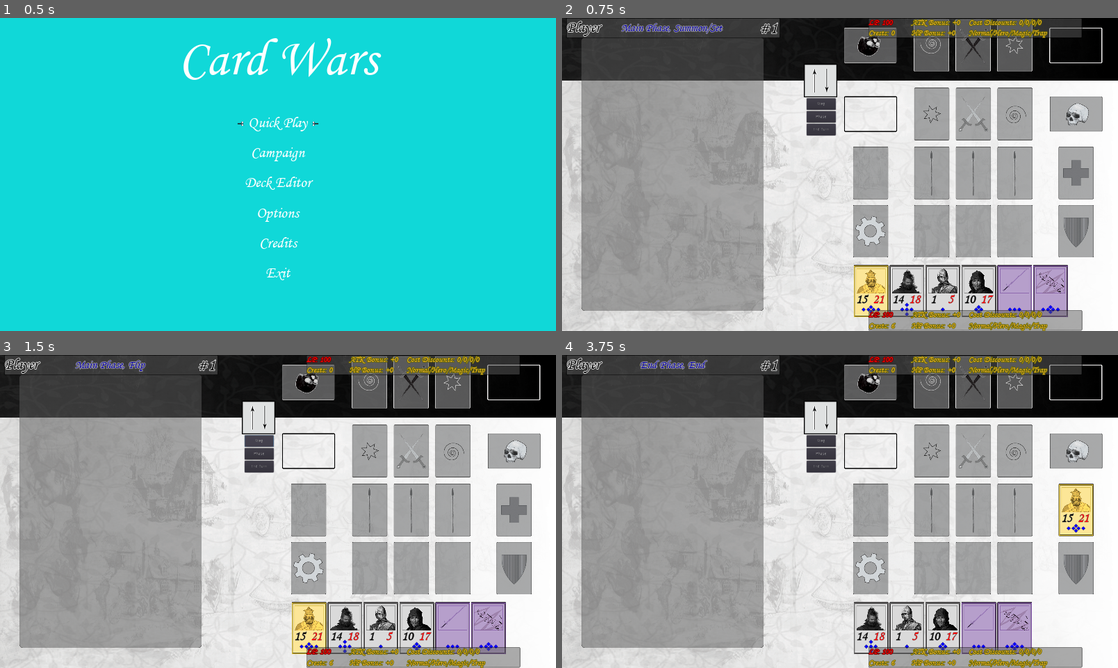
Above: before the commit, frames 1-4 (two rows, left to right).
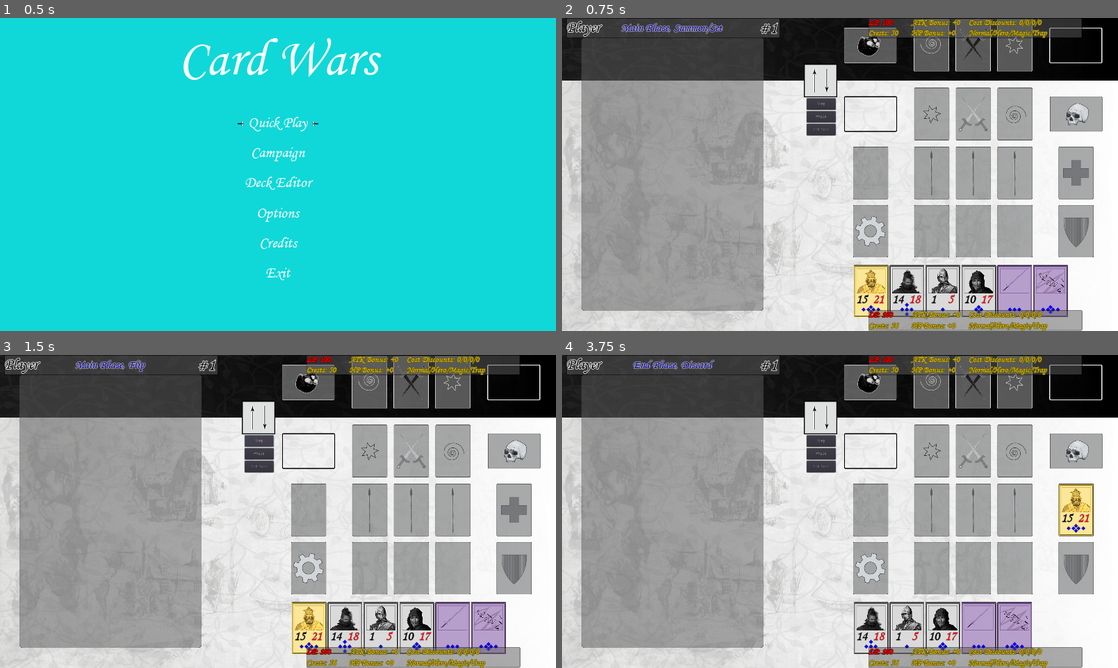
Above: after the commit, the same moments.

Repository: Prototype1364/Card-Wars
Game: Godot game, scene res://Scenes/MainScenes/SceneHandler.tscn
Two runs of this game, one before a commit and one after it. Both use one fixed random seed, a clock stepped at 60 frames per second and the inputs below.
Inputs (mouse positions are in pixels of both pictures, inside the frame that each line leads up to):
- Up to frame 1 (0.5 s): no input
- Up to frame 2 (0.75 s): click "Quick Play" at 0.5 s
- Up to frame 3 (1.5 s): click "Step" at 1.25 s
- Up to frame 4 (3.75 s): click "Phase" at 2 s; click "End Turn" at 2.75 s; click (873, 627) at 3.52 s

Frame 1 is identical in both runs. In frame 2, less than 0.1% of the frame differs, in the area x 59-61%, y 3-100%; in frame 3, less than 0.1%; in frame 4, 0.3%, in the area x 12-61%, y 1-100%.

Commit message:
Update from meeting.

Diff:
--- a/Scripts/Battle.gd
+++ b/Scripts/Battle.gd
@@ -105,7 +105,7 @@
 
 func Draw_Card(Turn_Player, Cards_To_Draw = 1):
 	# Draw Step
-	GameData.Current_Step = "Draw"
+#	GameData.Current_Step = "Draw"
 
 	# Draw card to appropriate Hand.
 	for _i in range(Cards_To_Draw):
@@ -121,7 +121,7 @@
 
 func Dice_Roll():
 	# Roll Step
-	GameData.Current_Step = "Roll"
+#	GameData.Current_Step = "Roll"
 
 	# Get Result of Dice Roll
 	var rng = RandomNumberGenerator.new()
@@ -184,7 +184,7 @@
 
 func Add_Tokens():
 	# Token Step
-	GameData.Current_Step = "Token"
+#	GameData.Current_Step = "Token"
 
 	var Side = "W" if GameData.Current_Turn == "Player" else "B"
 
@@ -443,7 +443,10 @@
 		pass
 	else: # No Valid Targets. Attack will be Direct Attack
 		GameData.Target = player
-	Update_Game_State("Step")
+	GameData.Current_Step = "Target"
+
+	# Update HUD
+	$HUD_GameState.Update_Data()
 
 func Resolve_Battle_Damage():
 	var player = GameData.Player if GameData.Current_Turn == "Player" else GameData.Enemy
@@ -467,12 +470,14 @@
 			if GameData.Target.Health <= 0:
 				GameData.Current_Step = "Capture"
 				Capture_Card(GameData.Target, GameData.Target.get_parent())
-				Update_Game_State("Step")
+
+			# Update HUD
+			$HUD_GameState.Update_Data()
 
 func Capture_Card(Card_Captured, slot_name):
 	var targeted_player = GameData.Enemy if GameData.Current_Turn == "Player" else GameData.Player
 	var Destination_MedBay = $Playmat/CardSpots/NonHands/WMedBay if GameData.Current_Turn == "Player" else $Playmat/CardSpots/NonHands/BMedBay
-	GameData.Current_Step = "Capture"
+#	GameData.Current_Step = "Capture"
 	GameData.Cards_Captured_This_Turn.append(Card_Captured)
 
 	# Move captured card to appropriate MedBay
@@ -551,14 +556,12 @@
 	# End Phase (Discard -> Reload -> Effect -> Victory -> End)
 	var player = GameData.Player if GameData.Current_Turn == "Player" else GameData.Enemy
 	var enemy = GameData.Enemy if GameData.Current_Turn == "Player" else GameData.Player
-	var Side_To_Set_For = "W" if GameData.Current_Turn == "Player" else "B"
-
-	# Discard Step (Hand Limit = 5)
-	if get_node("Playmat/CardSpots/" + Side_To_Set_For + "HandScroller/" + Side_To_Set_For + "Hand").get_child_count() > 5:
-		return
+
+	# Discard Step (Hand Limit = 5 [logic handled in Update_Game_Turn() func])
+	Resolve_Card_Effects() # May/may not be needed depending on if Discard step remains an EFFECT step.
 
 	# Reload Step
-	Update_Game_State("Step")
+	GameData.Current_Step = "Reload"
 	if len(player.Deck) == 0:
 		if len(player.MedicalBay) > 0:
 			# Move cards from player's MedBay to Deck
@@ -570,91 +573,108 @@
 			player.Deck.shuffle()
 
 	# Effect Step
-	Update_Game_State("Step")
+	GameData.Current_Step = "Effect"
 	Resolve_Card_Effects()
 
+
 	# Victory Step
-	Update_Game_State("Step")
+	GameData.Current_Step = "Victory"
 	if len(player.Deck) == 0 or player.LP <= 0:
 		GameData.Victor = enemy.Name
 		print("VICTORY")
 		return
 
 	# End Step
-	Update_Game_State("Step")
+	GameData.Current_Step = "End"
 
 func Update_Game_State(State_To_Change):
+	if State_To_Change == "Step":
+		Update_Game_Step()
+	elif State_To_Change == "Phase":
+		Update_Game_Phase()
+	elif State_To_Change == "Turn":
+		Update_Game_Turn()
+
+	# Update HUD
+	$HUD_GameState.Update_Data()
+
+	# Print DEBUG
+	print(GameData.Current_Phase + " - " + GameData.Current_Step)
+
+func Update_Game_Step():
+	var Side = "W" if GameData.Current_Turn == "Player" else "B"
+
+	# Call required funcs at appropriate Steps (and contain step values within bounds of current Phase)
+	if STEPS.find(GameData.Current_Step) == 10: # Current Step is Damage Step
+		Resolve_Battle_Damage()
+	if STEPS.find(GameData.Current_Step) == 13 and get_node("Playmat/CardSpots/" + Side + "HandScroller/" + Side + "Hand").get_child_count() > 5: # Ensures cards are discarded when appropriate
+		return
+	if GameData.Current_Step in EFFECT_STEPS: # Ensures that Card Effects are resolved when appropriate
+		Resolve_Card_Effects()
+
+	# Update Step value
+	if STEPS.find(GameData.Current_Step) + 1 > len(STEPS): # Resets index to start of New Turn.
+		GameData.Current_Step = STEPS[0]
+	elif STEPS.find(GameData.Current_Step) in PHASE_THRESHOLDS: # Ensures that you can't advance to a Step that belongs to a different Phase
+		return
+	elif STEPS.find(GameData.Current_Step) == 3 and GameData.Current_Phase == "End Phase": # Fixes bug where Step state would reset to Standby Phases' Effect Step (instead of End Phases' Effect Step)
+		GameData.Current_Step = STEPS[16]
+	elif STEPS.find(GameData.Current_Step) == 11 and GameData.Attacks_To_Launch == 0:
+		GameData.Current_Phase = PHASES[4]
+		GameData.Current_Step = STEPS[13]
+	else:
+		GameData.Current_Step = STEPS[STEPS.find(GameData.Current_Step) + 1]
+
+func Update_Game_Phase():
 	var Side = "W" if GameData.Current_Turn == "Player" else "B"
 	var Repositionable_Cards = get_node("Playmat/CardSpots/NonHands/" + Side + "Fighter").get_child_count() + get_node("Pl …(207 unchanged characters)…
 
-	if State_To_Change == "Step":
-		# Call required funcs at appropriate Steps (and contain step values within bounds of current Phase)
-		if STEPS.find(GameData.Current_Step) == 10: # Current Step is Damage Step
-			Resolve_Battle_Damage()
-		if STEPS.find(GameData.Current_Step) == 13 and get_node("Playmat/CardSpots/" + Side + "HandScroller/" + Side + "Hand").get_child_count() > 5: # Ensures cards are discarded when appropriate
-			return
-		if GameData.Current_Step in EFFECT_STEPS: # Ensures that Card Effects are resolved when appropriate
-			Resolve_Card_Effects()
-			if GameData.Current_Step == "Selection": # Ensures that Attacks to Launch is set at start of each Battle Phase
-				Set_Attacks_To_Launch()
-
-		# Update Step value
-		if STEPS.find(GameData.Current_Step) + 1 > len(STEPS): # Resets index to start of New Turn.
-			GameData.Current_Step = STEPS[0]
-		elif STEPS.find(GameData.Current_Step) in PHASE_THRESHOLDS: # Ensures that you can't advance to a Step that belongs to a different Phase
-			return
-		elif STEPS.find(GameData.Current_Step) == 3 and GameData.Current_Phase == "End Phase": # Fixes bug where Step state would reset to Standby Phases' Effect Step (instead of End Phases' Effect Step)
-			GameData.Current_Step = STEPS[16]
+	if PHASES.find(GameData.Current_Phase) + 1 >= len(PHASES): # Ensures game doesn't crash when trying to advance to a non-existent Phase.
+		return
+	elif PHASES.find(GameData.Current_Phase) == 1 and Repositionable_Cards == 0: # Skips Reposition Step when there are no cards to Reposition
+		GameData.Current_Phase = PHASES[PHASES.find(GameData.Current_Phase) + 1]
+		GameData.Current_Step = STEPS[6]
+	elif GameData.Turn_Counter == 1 and PHASES.find(GameData.Current_Phase) == 2: # Skips Battle Phase on first turn of game
+		GameData.Current_Phase = PHASES[PHASES.find(GameData.Current_Phase) + 2]
+		GameData.Current_Step = STEPS[13]
+	else:
+		GameData.Current_Phase = PHASES[PHASES.find(GameData.Current_Phase) + 1]
+		print("Phase Conversion: " + str(STEPS[PHASE_THRESHOLDS[PHASES.find(GameData.Current_Phase) - 1] + 1]))
+		GameData.Current_Step = STEPS[PHASE_THRESHOLDS[PHASES.find(GameData.Current_Phase) - 1] + 1]
+
+	# Ensures that Attacks to Launch is set at start of each Battle Phase
+	if GameData.Current_Phase == "Battle Phase":
+		Set_Attacks_To_Launch()
+
+func Update_Game_Turn():
+	var Side = "W" if GameData.Current_Turn == "Player" else "B"
+
+	# Complete all incomplete Phases/Steps for remainder of Turn
+	while GameData.Current_Phase != "End Phase":
+		if STEPS.find(GameData.Current_Step) in PHASE_THRESHOLDS:
+			Update_Game_Phase()
 		else:
-			GameData.Current_Step = STEPS[STEPS.find(GameData.Current_Step) + 1]
-			if STEPS.find(GameData.Current_Step) == 12 and GameData.Attacks_To_Launch == 0: # Repeat step (and, by extention, the Battle Phase) is complete as there are no more attacks to launch. Will end turn automatically if no Discards are required
-				Update_Game_State("Turn")
-
-	# Update Phase value
-	if State_To_Change == "Phase":
-		if PHASES.find(GameData.Current_Phase) + 1 >= len(PHASES): # Resets index to start of New Turn.
-			return
-		elif PHASES.find(GameData.Current_Phase) == 1 and Repositionable_Cards == 0: # Skips Reposition Step when there are no cards to Reposition
-			GameData.Current_Phase = PHASES[PHASES.find(GameData.Current_Phase) + 1]
-			GameData.Current_Step = STEPS[6]
-		elif GameData.Turn_Counter == 1 and PHASES.find(GameData.Current_Phase) == 2: # Skips Battle Phase on first turn of game
-			GameData.Current_Phase = PHASES[PHASES.find(GameData.Current_Phase) + 2]
-			GameData.Current_Step = STEPS[13]
-		else:
-			GameData.Current_Phase = PHASES[PHASES.find(GameData.Current_Phase) + 1]
-			print("Phase Conversion: " + str(STEPS[PHASE_THRESHOLDS[PHASES.find(GameData.Current_Phase) - 1] + 1]))
-			GameData.Current_Step = STEPS[PHASE_THRESHOLDS[PHASES.find(GameData.Current_Phase) - 1] + 1]
-
-	# Update Turn value
-	elif State_To_Change == "Turn":
-		# Complete all incomplete Phases/Steps for remainder of Turn
-		while GameData.Current_Phase != "End Phase":
-			if STEPS.find(GameData.Current_Step) in PHASE_THRESHOLDS:
-				Update_Game_State("Phase")
-			else:
-				Update_Game_State("Step")
-
-		# Check if Discard Required to avoid exceeding Hand Size Limit
-		if get_node("Playmat/CardSpots/" + Side + "HandScroller/" + Side + "Hand").get_child_count() <= 5:
-			Conduct_End_Phase()
+			Update_Game_Step()
+
+	# Check if Discard Required to avoid exceeding Hand Size Limit
+	if get_node("Playmat/CardSpots/" + Side + "HandScroller/" + Side + "Hand").get_child_count() <= 5:
+		Conduct_End_Phase()
+		if GameData.Victor == null:
 			GameData.Cards_Captured_This_Turn.clear()
 			GameData.Turn_Counter += 1
 			GameData.Current_Phase = PHASES[0]
 			GameData.Current_Step = STEPS[0]
+			GameData.Attacks_To_Launch = 0
+			print(GameData.Current_Phase + " - " + GameData.Current_Step)
 			Set_Turn_Player()
-
 			# Flip Field
 			_on_SwitchSides_pressed()
 
 			# Opening & Standby Phases called due to currently requiring no user input
 			Conduct_Opening_Phase()
 			Conduct_Standby_Phase()
-
-	# Update HUD
-	$HUD_GameState.Update_Data()
-
-	# Print DEBUG
-	print(GameData.Current_Phase + " - " + GameData.Current_Step)
+		else: # Eventually this'll call a Show_Victory_Screen() func.
+			pass
 
 func Setup_Game():
 	# Populates & Shuffles Player/Enemy Decks
--- a/Singletons/GameData.gd
+++ b/Singletons/GameData.gd
@@ -15,8 +15,8 @@
 var Attacks_To_Launch = 0
 var Attacker
 var Target
-var Player = Duelist.new("Player",100,0,0,0,0,0,0,0,0,0,[],[],[],[],[],[],[],[],[],[],"None")
-var Enemy = Duelist.new("Enemy",100,0,0,0,0,0,0,0,0,0,[],[],[],[],[],[],[],[],[],[],"None")
+var Player = Duelist.new("Player",100,50,0,0,0,0,0,0,0,0,[],[],[],[],[],[],[],[],[],[],"None")
+var Enemy = Duelist.new("Enemy",100,50,0,0,0,0,0,0,0,0,[],[],[],[],[],[],[],[],[],[],"None")
 
 # Focus Card variables
 var FocusedCardName = ""
